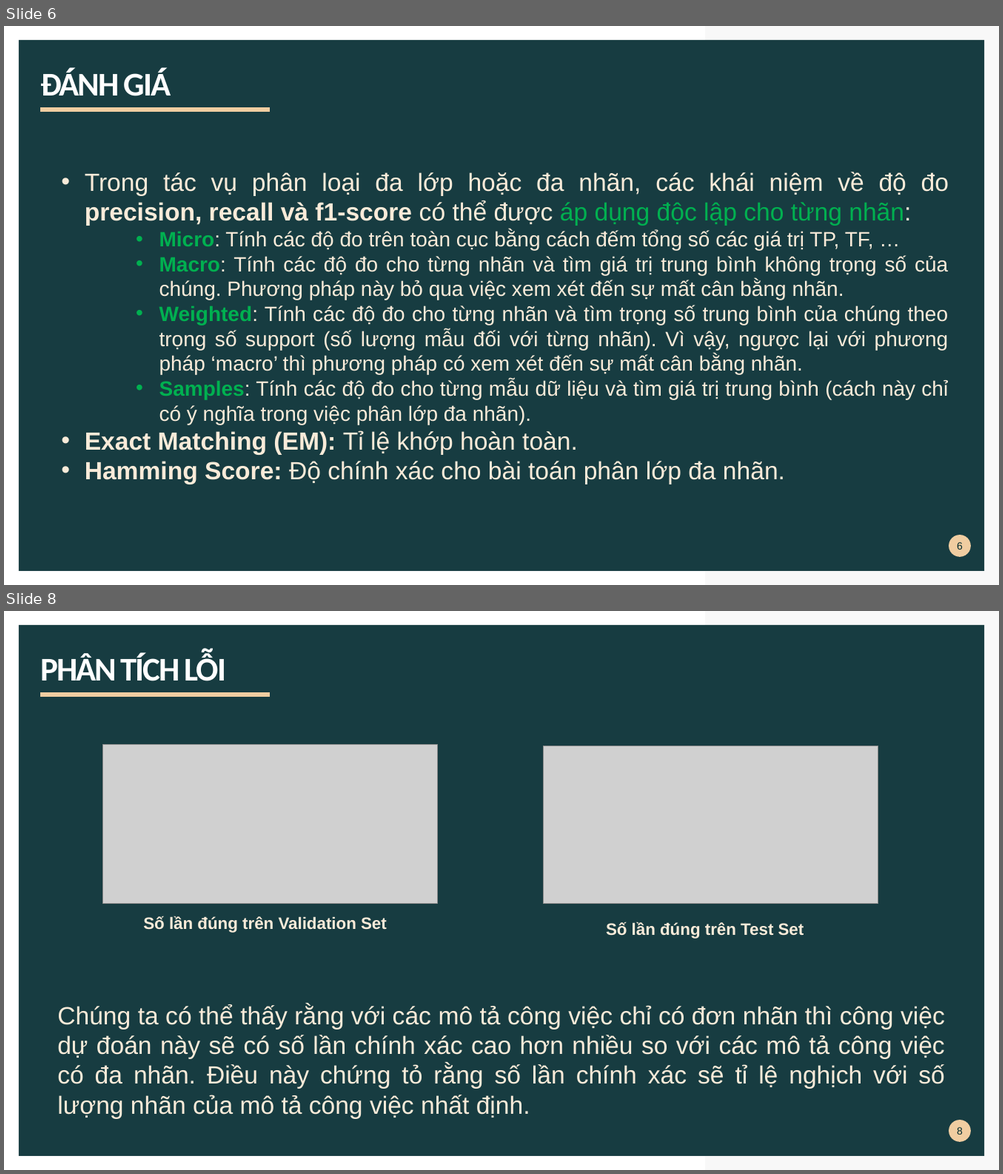
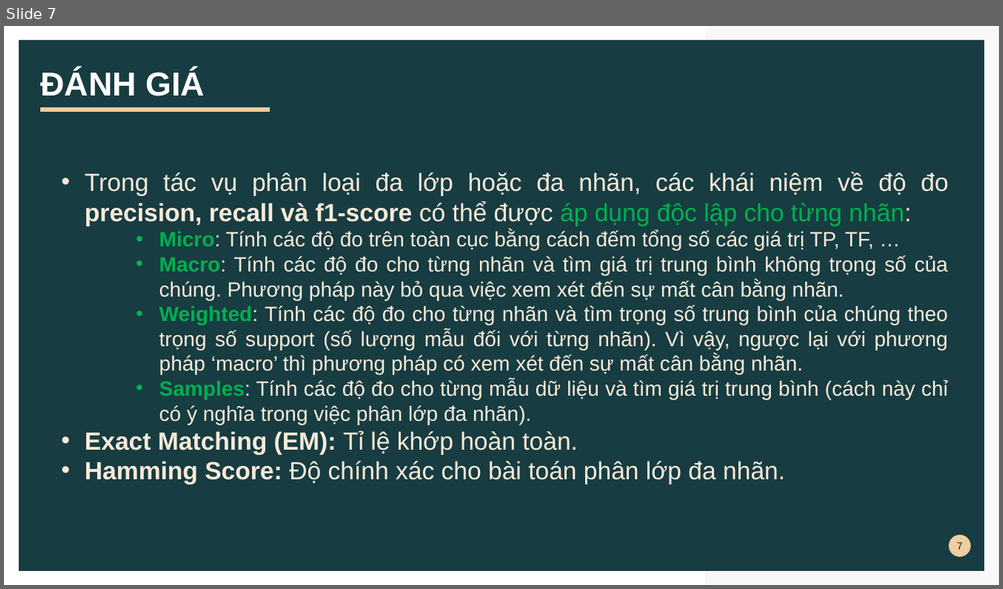
Before and after one commit to 43xquocnguyen/multilabel-job-description-classification, a slide deck: reports/slide.pptx. Shown one above the other, each under a label of ours: slides 6 and 8 before the commit, slide 7 after it; the slides between them are not shown. The pictures are 1003x1174 and 1003x589 pixels, drawn with LibreOffice and Linux fonts; fonts in the diff are those of the drawing; grey boxes stand for pictures. Boxes give left, top, right and bottom in pixels: in the first picture for what was removed or moved away, otherwise in the second. Text is boxed around its words. In the diff, an @@ line names an element or a change of style, - is before the commit and + after.

```diff
--- a/reports/slide.pptx
+++ b/reports/slide.pptx
@@ slide 8 removed at (4, 611, 999, 1170), background #FFFFFF; not listed: 2 template elements that a slide beside it also shows @@
@@ rectangle removed at (19, 625, 984, 1156) @@
@@ title removed at (40, 653, 226, 681) @@
-PHÂN TÍCH LỖI
@@ freeform shape removed at (40, 691, 270, 695) @@
@@ picture removed at (103, 744, 438, 904) @@
@@ picture removed at (543, 746, 879, 903) @@
@@ text removed at (143, 916, 387, 933) @@
-Số lần đúng trên Validation Set
@@ text removed at (606, 922, 804, 939) @@
-Số lần đúng trên Test Set
@@ text removed at (57, 1005, 945, 1119) @@
-Chúng ta có thể thấy rằng với các mô tả công việc chỉ có đơn nhãn thì công việc dự đoán này sẽ có số lần chính xác cao hơn nhiều so với các mô tả công việc có đa nhãn. Điều này chứng tỏ rằng số lần chính xác sẽ tỉ lệ nghịch với số lượng nhãn của mô tả công việc nhất định.
@@ page number removed at (948, 1121, 971, 1143) @@
-8
@@ what was slide 6 is now slide 7 @@
@@ slide 7 changed as well @@
@@ title "ĐÁNH GIÁ" at (40, 70, 205, 96): font Calibri to Arial, letter spacing -1.5 to 0 pt @@
@@ text "Trong tác vụ phân loại ..." at (85, 172, 948, 485): text colour #F9EBD9 to #F8EAD9 @@
@@ page number at (956, 543, 962, 550): text changed @@
-6
+7
```
Also in this commit, not shown: 7 other slides changed, 2 slides added, 1 other slide removed, 7 other files.
